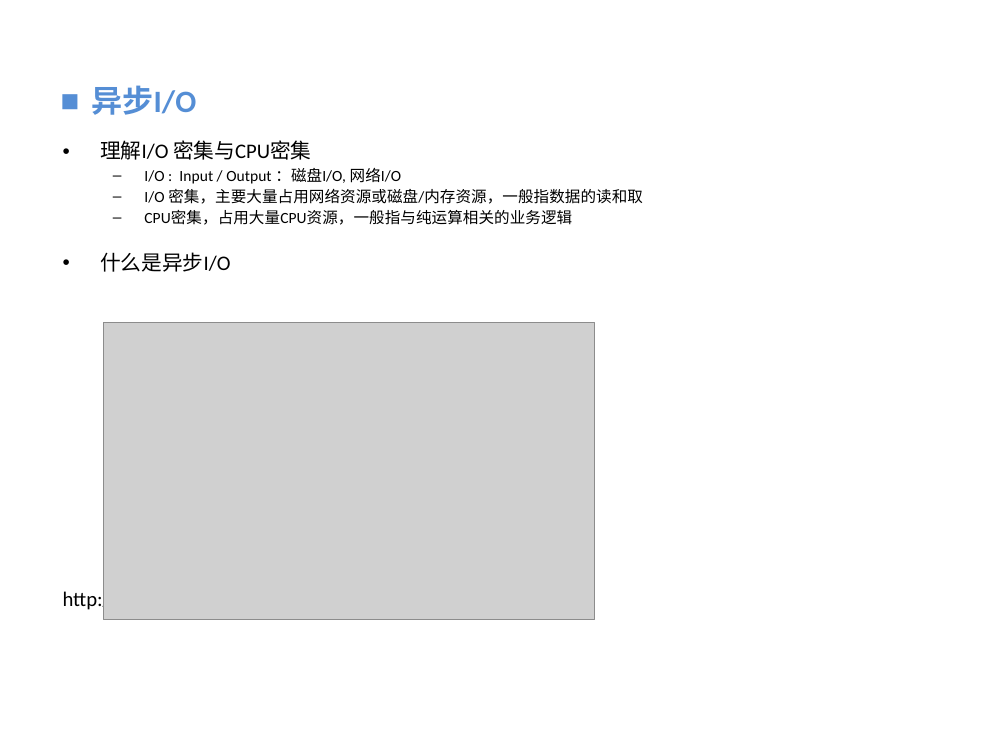
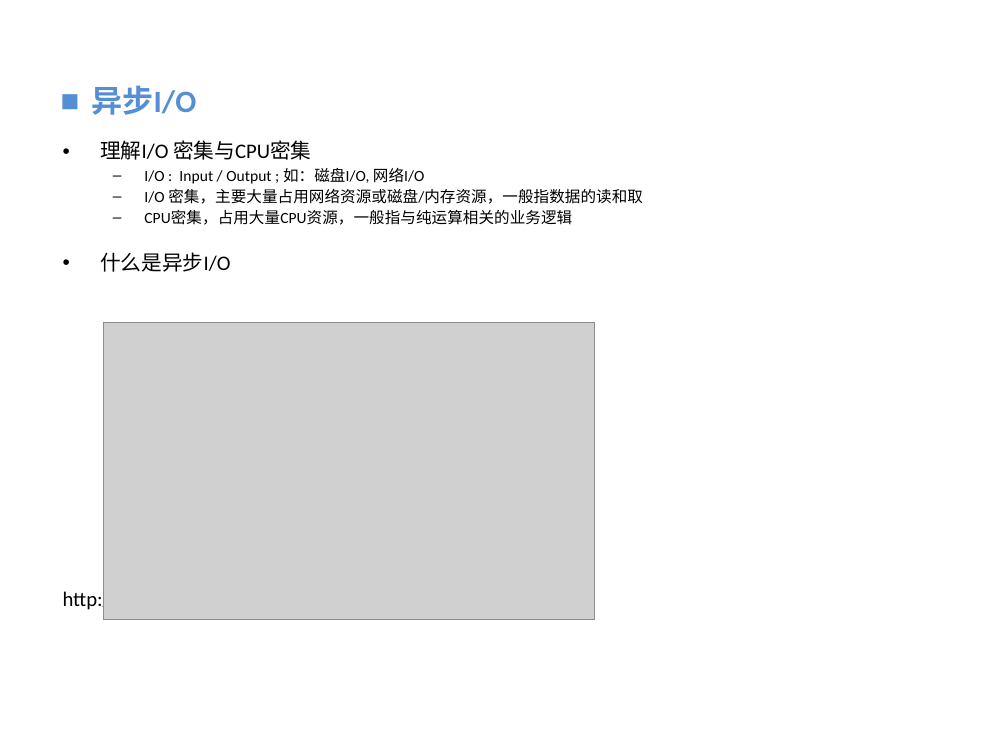
Before and after one commit to vaik/Documents, a slide deck: slide 20 of 我的分享/NodeJS基础概念理解.ppt (slide 19 before the commit). Drawn at 1008x756 pixels with LibreOffice and Linux fonts; fonts in the diff are those of the drawing; grey boxes stand for pictures; background and template pictures are left out. Boxes give left, top, right and bottom in pixels: in the first picture for what was removed or moved away, otherwise in the second. Text is boxed around its words. In the diff, an @@ line names an element or a change of style, - is before the commit and + after.

```diff
--- a/我的分享/NodeJS基础概念理解.ppt
+++ b/我的分享/NodeJS基础概念理解.ppt
@@ text at box(144, 168, 424, 184): text changed @@
-  – I/O : Input / Output ：磁盘I/O, 网络I/O
+  – I/O : Input / Output ; 如：磁盘I/O, 网络I/O
```
Also in this commit, not shown: 7 other slides changed, 3 slides added, 1 other file.
